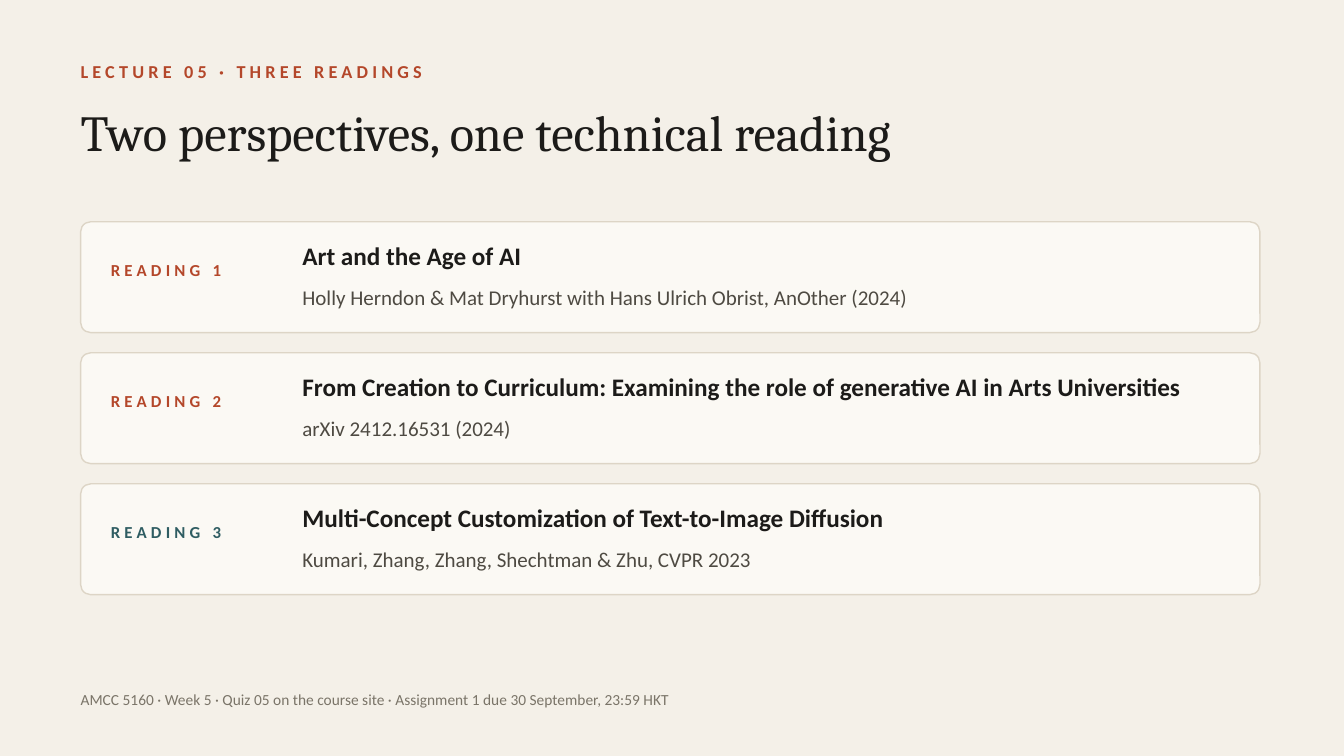
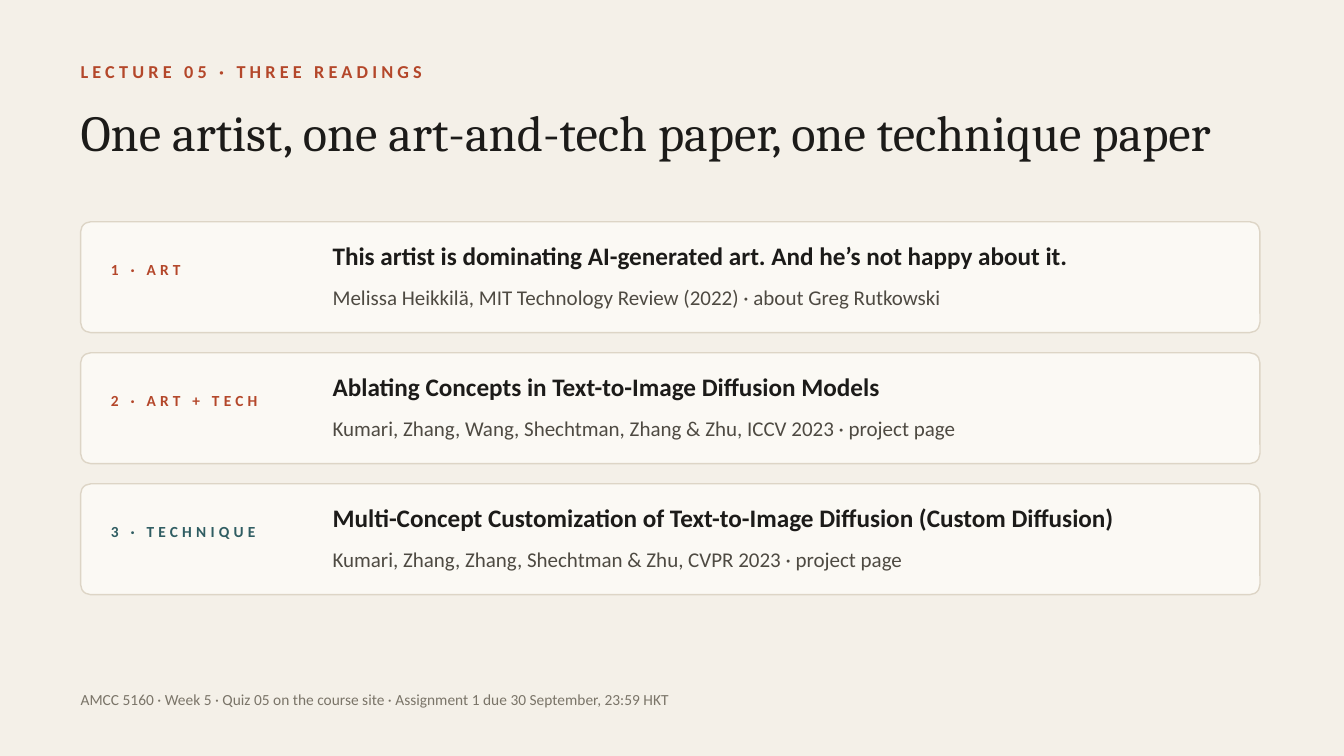
Before and after one commit to leehomyc/leehomyc.github.io, a slide deck: slide 79 of amcc5160/lecture-05/downloads/Lecture05_Slides.pptx. Drawn at 1344x756 pixels with LibreOffice and Linux fonts; fonts in the diff are those of the drawing. Boxes give left, top, right and bottom in pixels: in the first picture for what was removed or moved away, otherwise in the second. Text is boxed around its words. In the diff, an @@ line names an element or a change of style, - is before the commit and + after.

```diff
--- a/amcc5160/lecture-05/downloads/Lecture05_Slides.pptx
+++ b/amcc5160/lecture-05/downloads/Lecture05_Slides.pptx
@@ text at (81, 116, 1210, 162): text changed @@
-Two perspectives, one technical reading
+One artist, one art-and-tech paper, one technique paper
@@ text at (111, 265, 181, 275): text changed; size 12 to 11 pt @@
-READING 1
+1 · ART
@@ text at (333, 247, 1068, 270): text changed @@
-Art and the Age of AI
+This artist is dominating AI-generated art. And he’s not happy about it.
@@ text at (333, 290, 941, 309): text changed @@
-Holly Herndon & Mat Dryhurst with Hans Ulrich Obrist, AnOther (2024)
+Melissa Heikkilä, MIT Technology Review (2022) · about Greg Rutkowski
@@ text at (333, 378, 879, 401): text changed @@
-From Creation to Curriculum: Examining the role of generative AI in Arts Universities
+Ablating Concepts in Text-to-Image Diffusion Models
@@ text at (111, 396, 257, 406): text changed; size 12 to 11 pt @@
-READING 2
+2 · ART + TECH
@@ text at (333, 421, 955, 440): text changed @@
-arXiv 2412.16531 (2024)
+Kumari, Zhang, Wang, Shechtman, Zhang & Zhu, ICCV 2023 · project page
@@ text at (333, 508, 1114, 532): text changed @@
-Multi-Concept Customization of Text-to-Image Diffusion
+Multi-Concept Customization of Text-to-Image Diffusion (Custom Diffusion)
@@ text at (111, 527, 256, 539): text changed; size 12 to 11 pt @@
-READING 3
+3 · TECHNIQUE
@@ text at (333, 552, 902, 571): text changed @@
-Kumari, Zhang, Zhang, Shechtman & Zhu, CVPR 2023
+Kumari, Zhang, Zhang, Shechtman & Zhu, CVPR 2023 · project page
```
Also in this commit, not shown: 17 other files.
